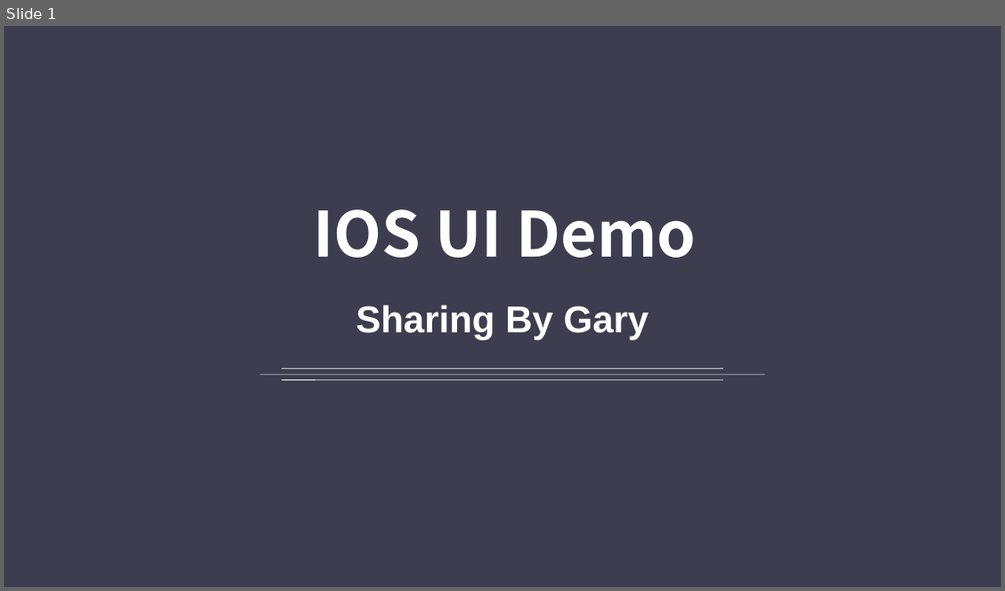
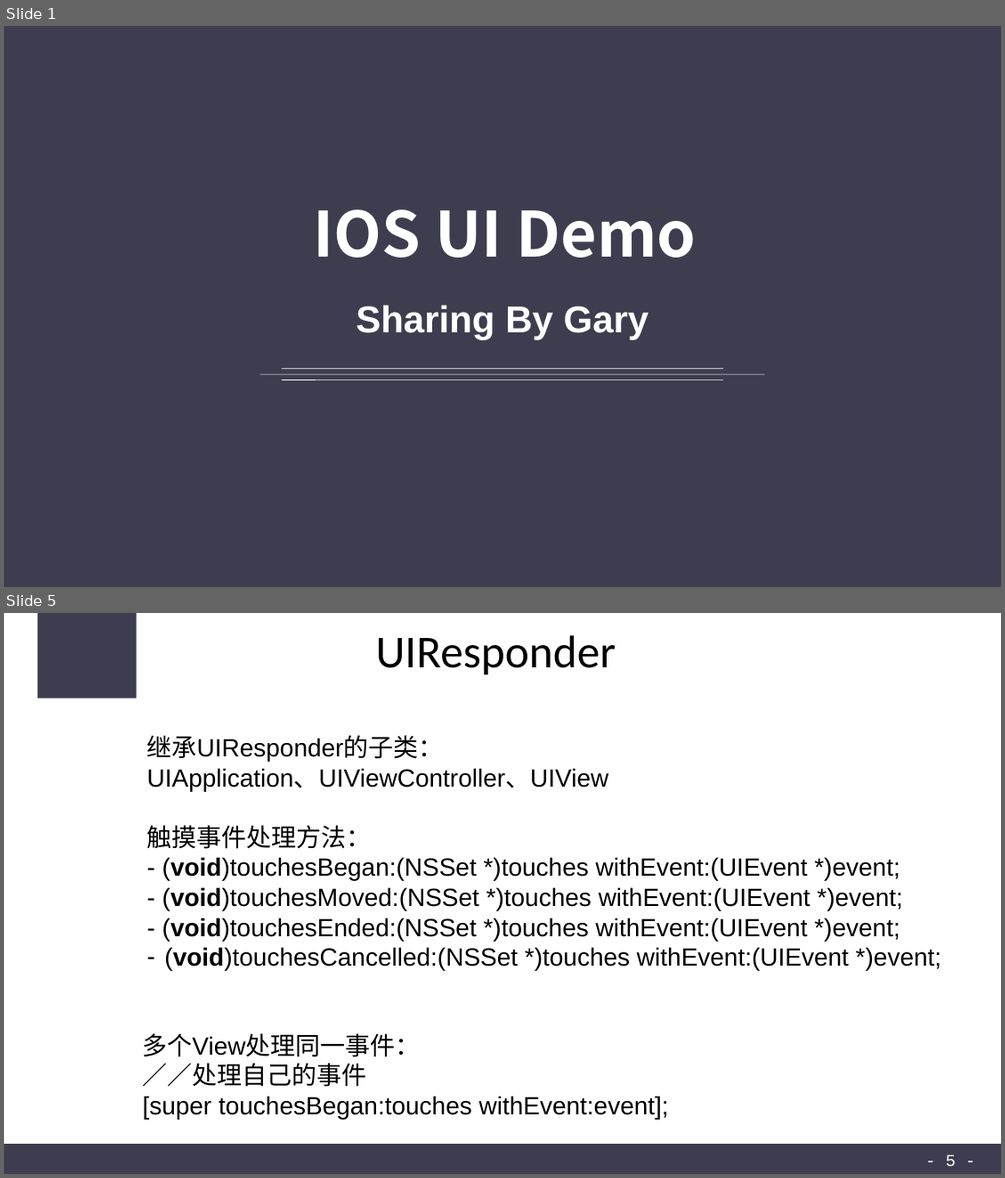
Before and after one commit to CODEJY/IOSProjects, a slide deck: Sharing3.ppt. Shown one above the other, each under a label of ours: slide 1 before the commit, slides 1 and 5 after it; the slides between them are not shown. The pictures are 1005x591 and 1005x1178 pixels, drawn with LibreOffice and Linux fonts; fonts in the diff are those of the drawing. Boxes give left, top, right and bottom in pixels: in the first picture for what was removed or moved away, otherwise in the second. Text is boxed around its words. In the diff, an @@ line names an element or a change of style, - is before the commit and + after.

```diff
--- a/Sharing3.ppt
+++ b/Sharing3.ppt
@@ slide 5 added at (x1=4, y1=613, x2=1001, y2=1174), background #FFFFFF @@
@@ rectangle added at (x1=38, y1=613, x2=137, y2=698), fill #3E3D4F @@
@@ title added at (x1=376, y1=635, x2=616, y2=675), 44 pt, text #000000 @@
+UIResponder
@@ text added at (x1=147, y1=735, x2=941, y2=970), 24 pt, text #000000 @@
+继承UIResponder的子类：
+UIApplication、UIViewController、UIView
+触摸事件处理方法：
+- (void)touchesBegan:(NSSet *)touches withEvent:(UIEvent *)event;
+- (void)touchesMoved:(NSSet *)touches withEvent:(UIEvent *)event;
+- (void)touchesEnded:(NSSet *)touches withEvent:(UIEvent *)event;
+– (void)touchesCancelled:(NSSet *)touches withEvent:(UIEvent *)event;
@@ text added at (x1=143, y1=1033, x2=669, y2=1119), 24 pt, text #000000 @@
+多个View处理同一事件：
+／／处理自己的事件
+[super touchesBegan:touches withEvent:event];
@@ rectangle added at (x1=4, y1=1143, x2=1000, y2=1174), fill #3E3D4F @@
@@ page number added at (x1=946, y1=1154, x2=955, y2=1166), 16 pt, text #FFFFFF @@
+- 5 -
```
Also in this commit, not shown: 2 slides changed, 2 other slides added, 3 slides removed, 23 other files.
